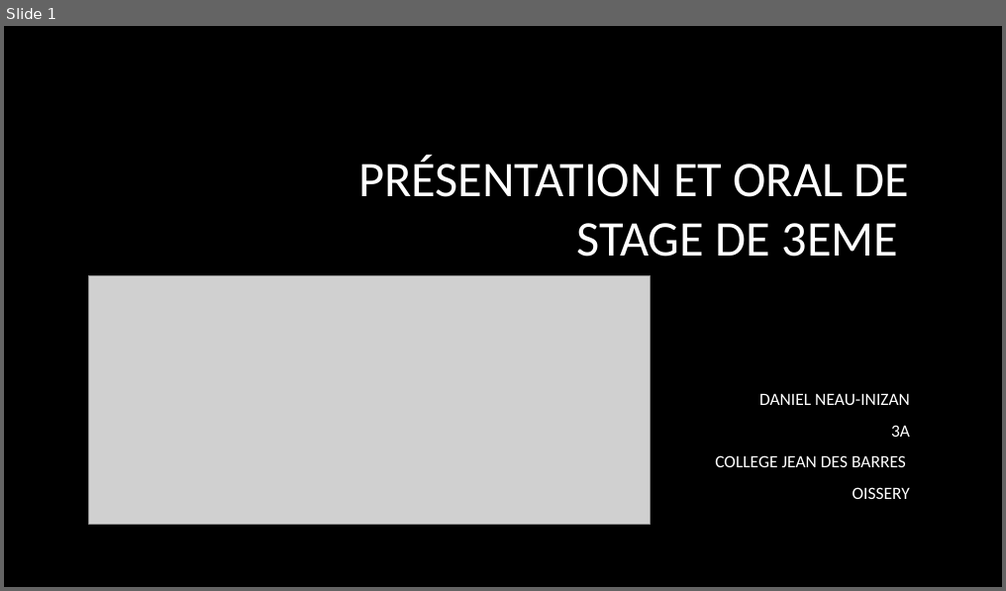
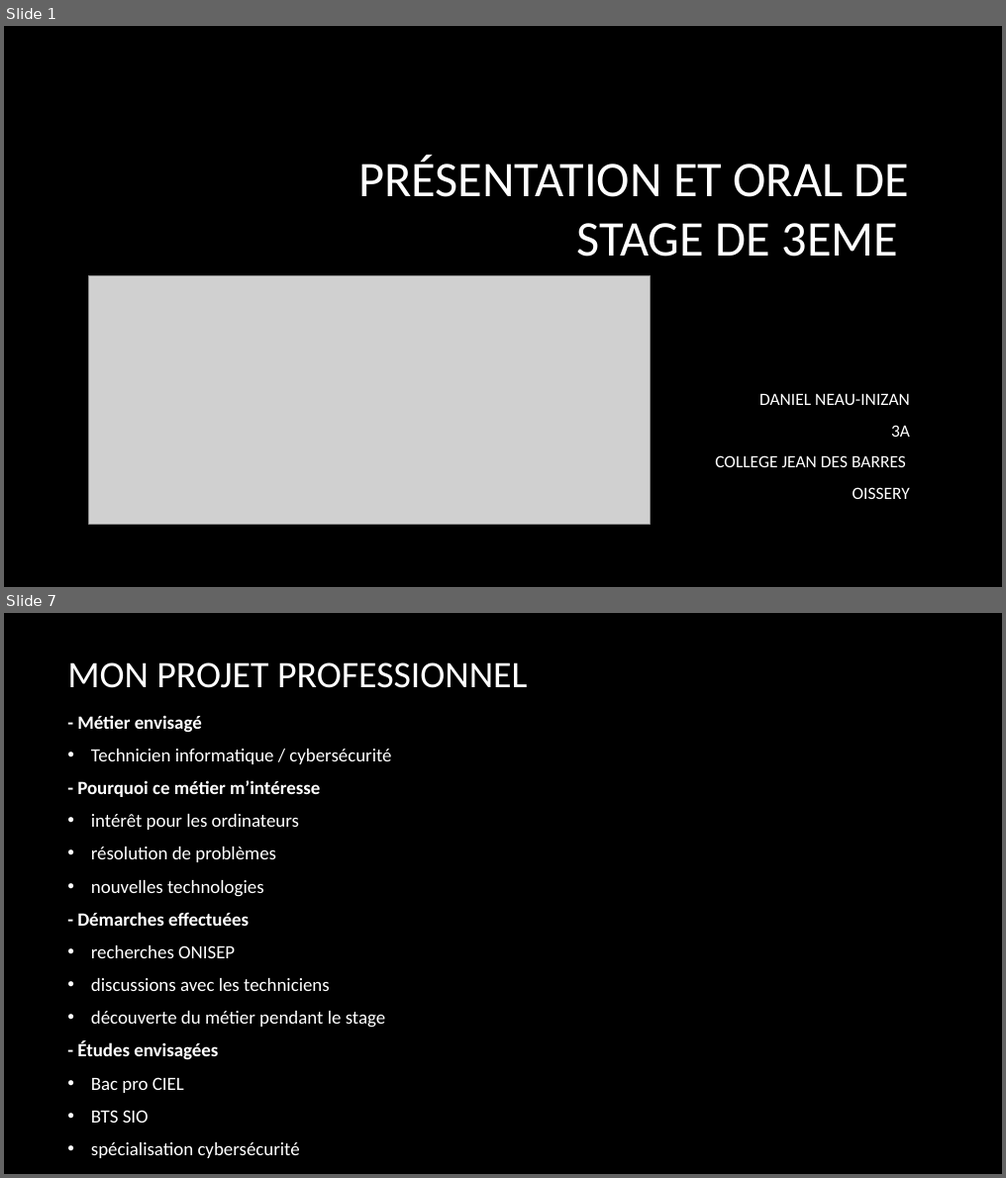
Before and after one commit to dneau-dev/oral_de_stage, a slide deck: Présentation_et_oral_de_stage_de_3eme_final.pptx. Shown one above the other, each under a label of ours: slide 1 before the commit, slides 1 and 7 after it; the slides between them are not shown. The pictures are 1006x591 and 1006x1178 pixels, drawn with LibreOffice and Linux fonts; fonts in the diff are those of the drawing; grey boxes stand for pictures; background and template pictures are left out. Boxes give left, top, right and bottom in pixels: in the first picture for what was removed or moved away, otherwise in the second. Text is boxed around its words. In the diff, an @@ line names an element or a change of style, - is before the commit and + after.

```diff
--- a/Présentation_et_oral_de_stage_de_3eme_final.pptx
+++ b/Présentation_et_oral_de_stage_de_3eme_final.pptx
@@ slide 7 added at bbox=[4, 613, 1002, 1174], background picture (left out) @@
@@ title added at bbox=[67, 663, 527, 688], 36 pt, text #FFFFFF @@
+MON PROJET PROFESSIONNEL
@@ text added at bbox=[77, 715, 391, 1158], 18 pt, text #FFFFFF @@
+- Métier envisagé
+• Technicien informatique / cybersécurité
+- Pourquoi ce métier m’intéresse
+• intérêt pour les ordinateurs
+• résolution de problèmes
+• nouvelles technologies
+- Démarches effectuées
+• recherches ONISEP
+• discussions avec les techniciens
+• découverte du métier pendant le stage
+- Études envisagées
+• Bac pro CIEL
+• BTS SIO
+• spécialisation cybersécurité
```
Also in this commit, not shown: 6 slides changed, 5 slides removed.
